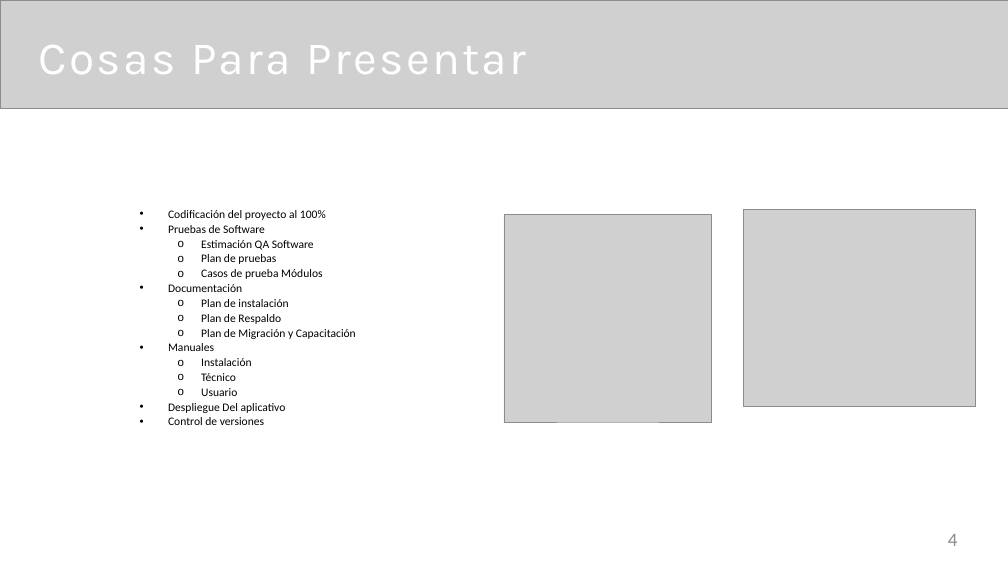
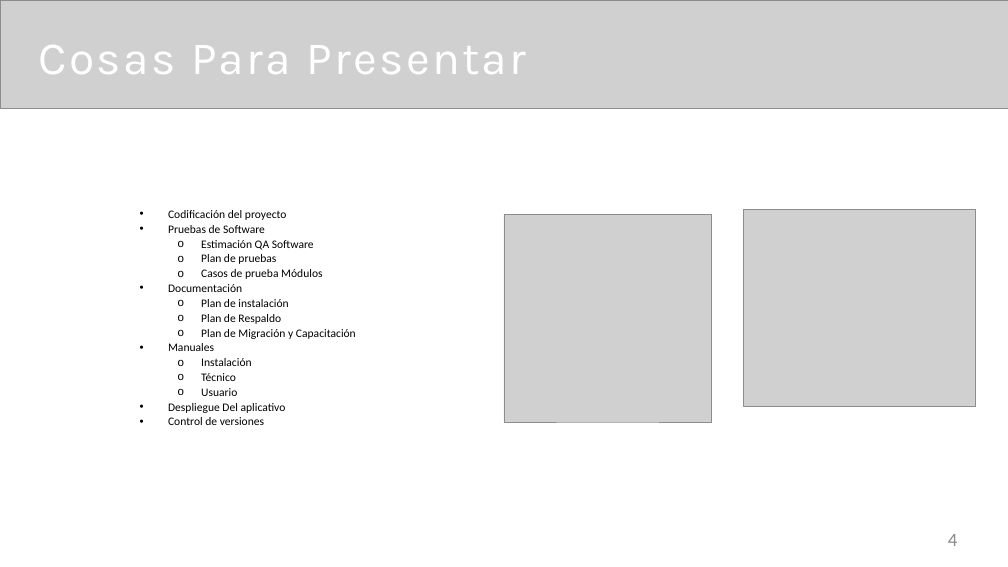
Before and after one commit to mysticalcut/MysticalCut, a slide deck: slide 4 of front/public/Documentacion/Trimestre_5/Presentacion Proyecto/Presentación del Proyecto Mystical cut final (1).pptx. Drawn at 1008x567 pixels with LibreOffice and Linux fonts; fonts in the diff are those of the drawing; grey boxes stand for pictures. Boxes give left, top, right and bottom in pixels: in the first picture for what was removed or moved away, otherwise in the second. Text is boxed around its words. In the diff, an @@ line names an element or a change of style, - is before the commit and + after.

Commit message:
Se actualiza presentacion final del proyecto

```diff
--- a/front/public/Documentacion/Trimestre_5/Presentacion Proyecto/Presentación del Proyecto Mystical cut final (1).pptx
+++ b/front/public/Documentacion/Trimestre_5/Presentacion Proyecto/Presentación del Proyecto Mystical cut final (1).pptx
@@ text at (168, 210, 287, 220): text changed @@
-• Codificación del proyecto al 100%
+• Codificación del proyecto
```
Also in this commit, not shown: 1 other slide changed, 1 other file.
